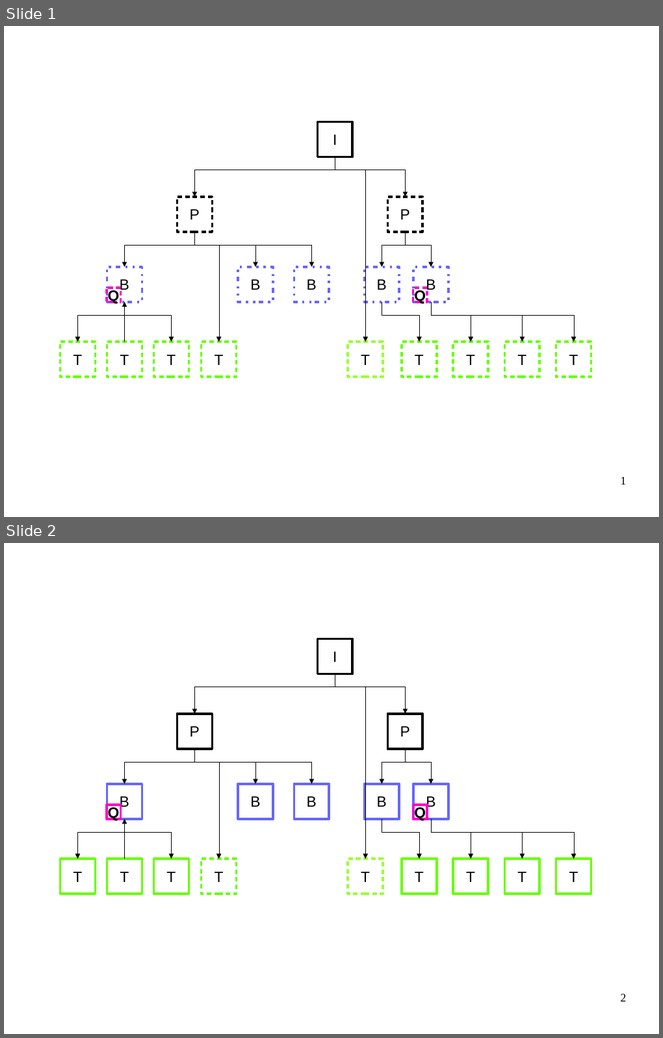
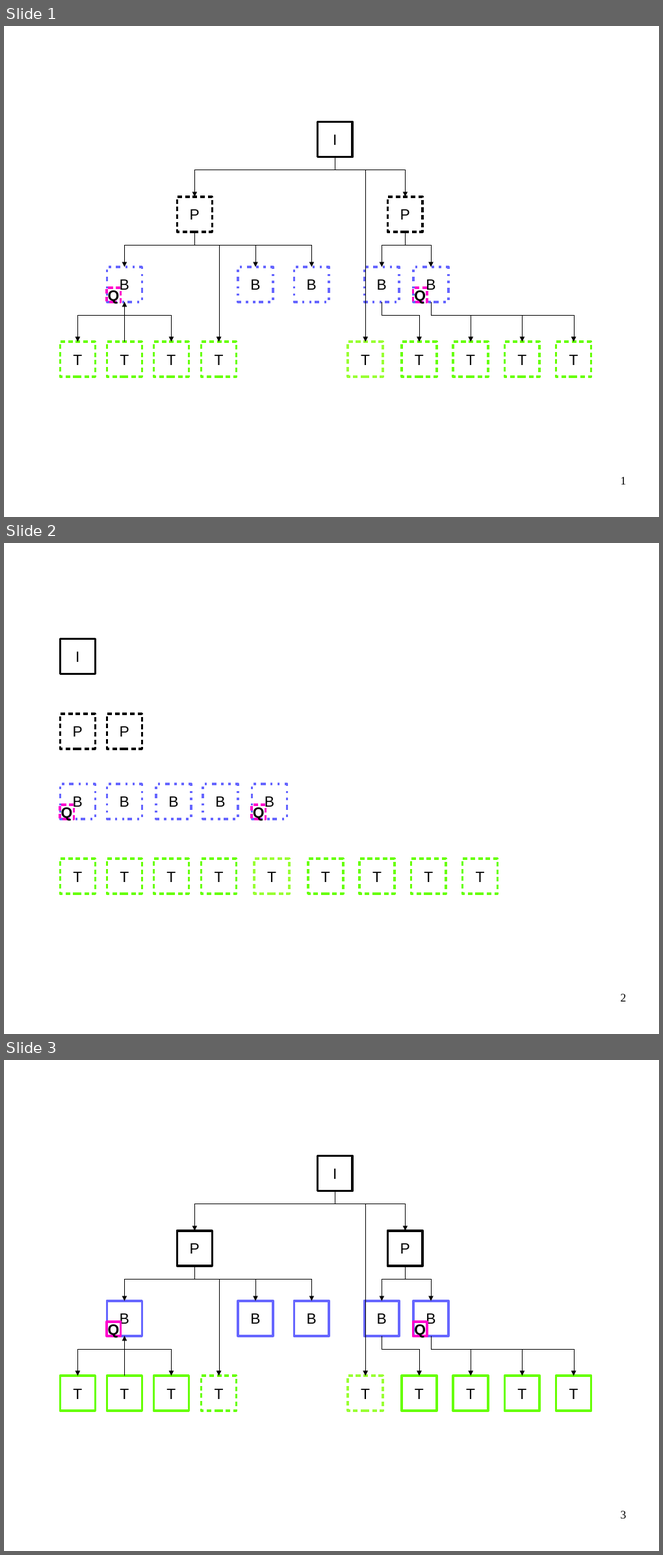
Before and after one commit to crigaud/thesis, a slide deck: chapters/5-knowledge/figs/graph.odp. Shown one above the other, each under a label of ours: slides 1 and 2 before the commit, slides 1, 2 and 3 after it. The pictures are 663x1038 and 663x1555 pixels, drawn with LibreOffice and Linux fonts; fonts in the diff are those of the drawing. Boxes give left, top, right and bottom in pixels: in the first picture for what was removed or moved away, otherwise in the second. Text is boxed around its words. In the diff, an @@ line names an element or a change of style, - is before the commit and + after.

```diff
--- a/chapters/5-knowledge/figs/graph.odp
+++ b/chapters/5-knowledge/figs/graph.odp
@@ slide 2 added at [4,543,659,1034], background #FFFFFF @@
@@ rectangle added at [60,639,95,674], outline #000000 2.83 pt, 18 pt, text #000000 @@
+I
@@ rectangle added at [60,714,95,748], outline #000000 2.83 pt, 18 pt, text #000000 @@
+P
@@ rectangle added at [107,714,142,748], fill #FFFFFF, outline #000000 2.83 pt, 18 pt, text #000000 @@
+P
@@ rectangle added at [60,784,95,819], outline #6666FF 2.83 pt, 18 pt, text #000000 @@
+B
@@ rectangle added at [107,784,142,819], outline #6666FF 2.83 pt, 18 pt, text #000000 @@
+B
@@ rectangle added at [156,784,191,819], outline #6666FF 2.83 pt, 18 pt, text #000000 @@
+B
@@ rectangle added at [203,784,238,819], outline #6666FF 2.83 pt, 18 pt, text #000000 @@
+B
@@ rectangle added at [252,784,287,819], outline #6666FF 2.83 pt, 18 pt, text #000000 @@
+B
@@ rectangle added at [60,805,74,819], outline #FF00CC 2.83 pt, 18 pt, text #000000, bold @@
+Q
@@ rectangle added at [252,805,266,819], outline #FF00CC 2.83 pt, 18 pt, text #000000, bold @@
+Q
@@ rectangle added at [60,859,95,894], outline #66FF00 2.83 pt, 18 pt, text #000000 @@
+T
@@ rectangle added at [107,859,142,894], outline #66FF00 2.83 pt, 18 pt, text #000000 @@
+T
@@ rectangle added at [154,859,189,894], outline #66FF00 2.83 pt, 18 pt, text #000000 @@
+T
@@ rectangle added at [202,859,237,894], outline #66FF00 2.83 pt, 18 pt, text #000000 @@
+T
@@ rectangle added at [254,859,289,894], outline #99FF33 2.83 pt, 18 pt, text #000000 @@
+T
@@ rectangle added at [308,859,343,894], outline #66FF00 2.83 pt, 18 pt, text #000000 @@
+T
@@ rectangle added at [360,859,395,894], outline #66FF00 2.83 pt, 18 pt, text #000000 @@
+T
@@ rectangle added at [412,859,447,894], outline #66FF00 2.83 pt, 18 pt, text #000000 @@
+T
@@ rectangle added at [463,859,498,894], outline #66FF00 2.83 pt, 18 pt, text #000000 @@
+T
@@ page number added at [621,994,627,1002], 14 pt, text #000000 @@
+2
@@ what was slide 2 is now slide 3 @@
@@ page number at [621,1511,627,1519]: text changed @@
-2
+3
```
Also in this commit, not shown: 22 other files.
